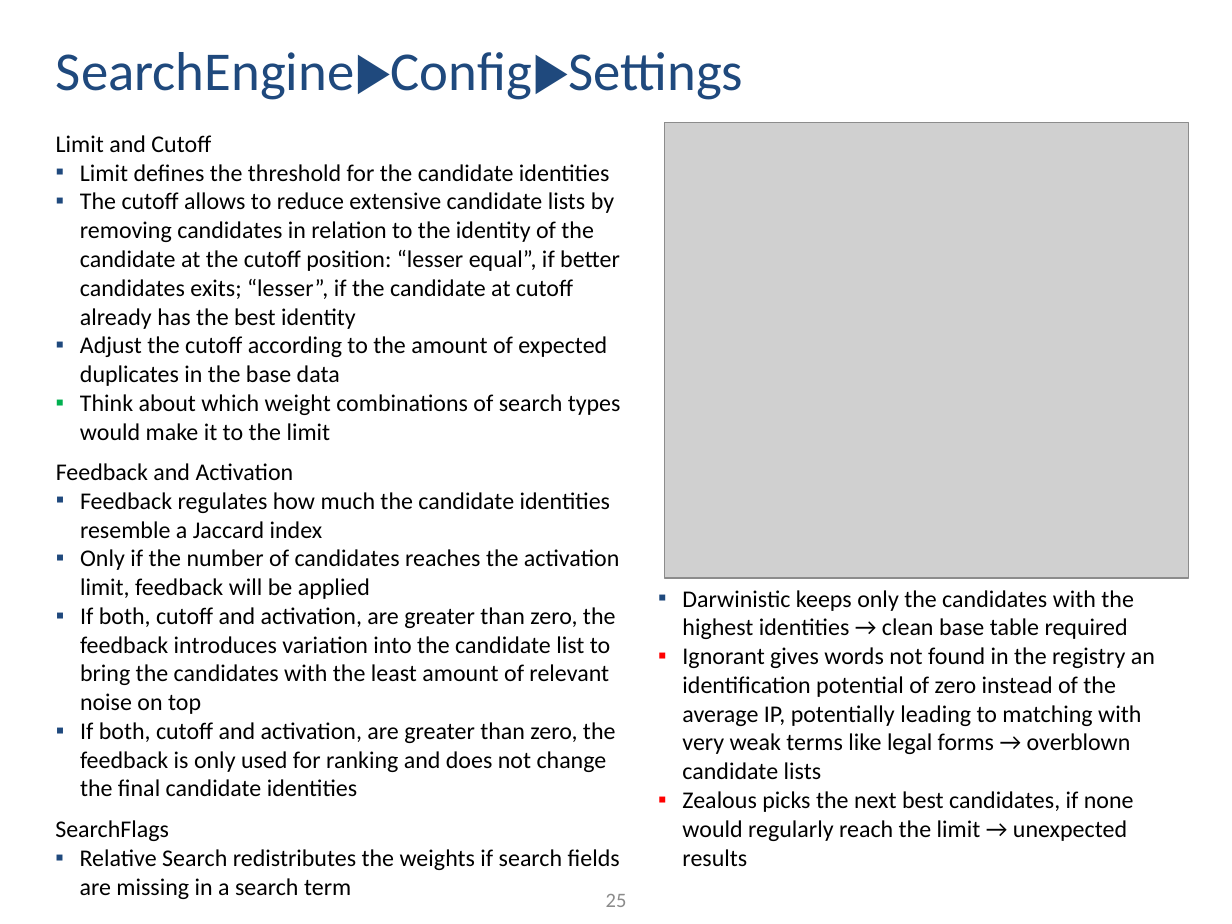
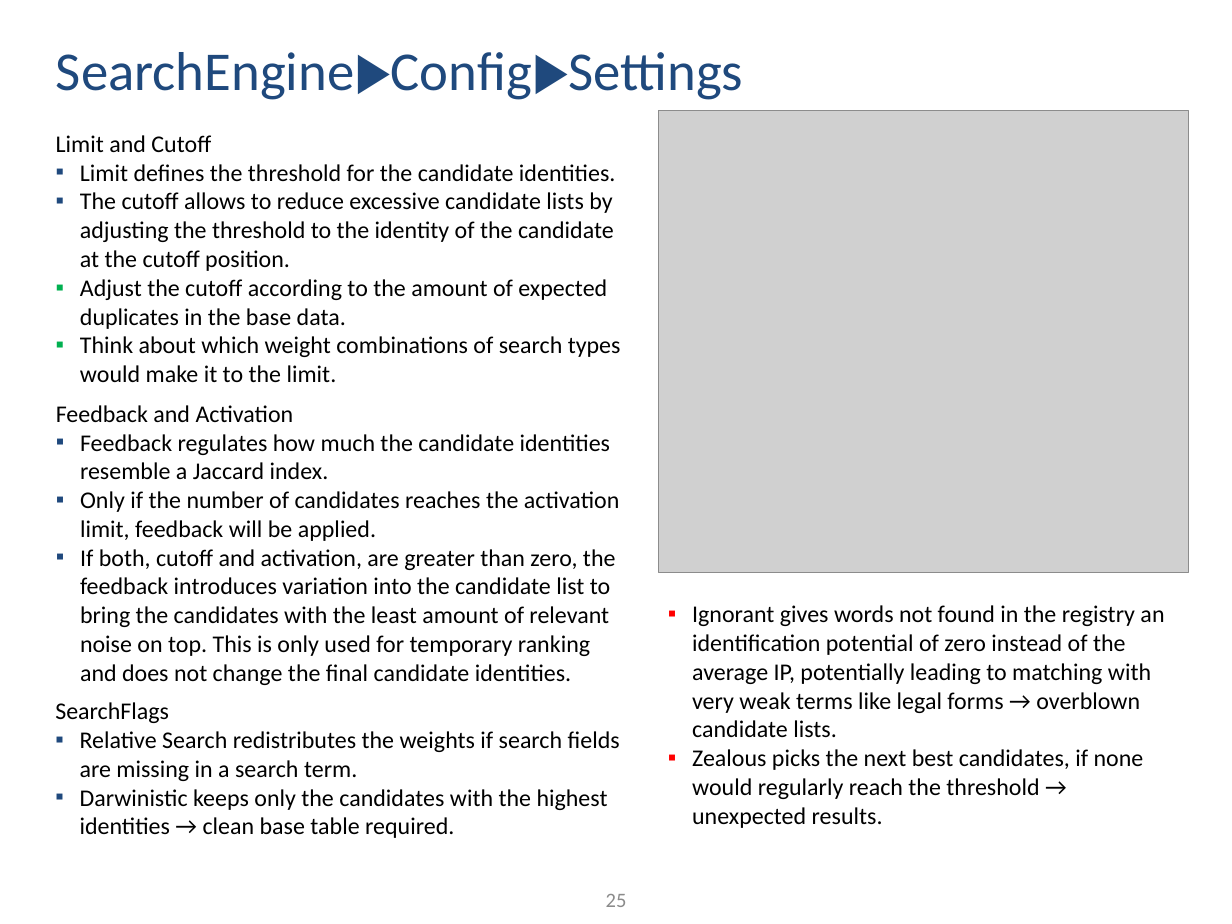
Before and after one commit to ThorstenDoherr/searchengine, a slide deck: slide 25 of doc/Manual.pptx. Drawn at 1232x924 pixels with LibreOffice and Linux fonts; fonts in the diff are those of the drawing; grey boxes stand for pictures. Boxes give left, top, right and bottom in pixels: in the first picture for what was removed or moved away, otherwise in the second. Text is boxed around its words. In the diff, an @@ line names an element or a change of style, - is before the commit and + after.

```diff
--- a/doc/Manual.pptx
+++ b/doc/Manual.pptx
@@ picture resized from (x1=665, y1=122, x2=1189, y2=578) to (x1=658, y1=110, x2=1188, y2=572) @@
@@ text at (x1=80, y1=164, x2=621, y2=382): text changed @@
-  ▪ Limit defines the threshold for the candidate identities
-  ▪ The cutoff allows to reduce extensive candidate lists by removing candidates in relation to the identity of the candidate at the cutoff position: “lesser equal”, if better candidates exits; “lesser”, if the candidate at cutoff already has the best identity
-  ▪ Adjust the cutoff according to the amount of expected duplicates in the base data
-  ▪ Think about which weight combinations of search types would make it to the limit
+  ▪ Limit defines the threshold for the candidate identities.
+  ▪ The cutoff allows to reduce excessive candidate lists by adjusting the threshold to the identity of the candidate at the cutoff position.
+  ▪ Adjust the cutoff according to the amount of expected duplicates in the base data.
+  ▪ Think about which weight combinations of search types would make it to the limit.
@@ text "Feedback and Activation" moved from (x1=56, y1=463, x2=619, y2=796) to (x1=56, y1=405, x2=619, y2=685) @@
@@ text at (x1=80, y1=434, x2=619, y2=685): text changed @@
-  ▪ Feedback regulates how much the candidate identities resemble a Jaccard index
-  ▪ Only if the number of candidates reaches the activation limit, feedback will be applied
-  ▪ If both, cutoff and activation, are greater than zero, the feedback introduces variation into the candidate list to bring the candidates with the least amount of relevant noise on top
-  ▪ If both, cutoff and activation, are greater than zero, the feedback is only used for ranking and does not change the final candidate identities
+  ▪ Feedback regulates how much the candidate identities resemble a Jaccard index.
+  ▪ Only if the number of candidates reaches the activation limit, feedback will be applied.
+  ▪ If both, cutoff and activation, are greater than zero, the feedback introduces variation into the candidate list to bring the candidates with the least amount of relevant noise on top. This is only used for temporary ranking and does not change the final candidate identities.
@@ text at (x1=692, y1=605, x2=1164, y2=828): text changed @@
-  ▪ Darwinistic keeps only the candidates with the highest identities → clean base table required
-  ▪ Ignorant gives words not found in the registry an identification potential of zero instead of the average IP, potentially leading to matching with very weak terms like legal forms → overblown candidate lists
-  ▪ Zealous picks the next best candidates, if none would regularly reach the limit → unexpected results
+  ▪ Ignorant gives words not found in the registry an identification potential of zero instead of the average IP, potentially leading to matching with very weak terms like legal forms → overblown candidate lists.
+  ▪ Zealous picks the next best candidates, if none would regularly reach the threshold → unexpected results.
@@ text "SearchFlags" moved from (x1=55, y1=820, x2=620, y2=899) to (x1=55, y1=702, x2=620, y2=838) @@
@@ text at (x1=80, y1=731, x2=620, y2=838): text changed @@
-  ▪ Relative Search redistributes the weights if search fields are missing in a search term
+  ▪ Relative Search redistributes the weights if search fields are missing in a search term.
+  ▪ Darwinistic keeps only the candidates with the highest identities → clean base table required.
```
Also in this commit, not shown: 39 other slides changed, 1 slide added, 3 other files.
